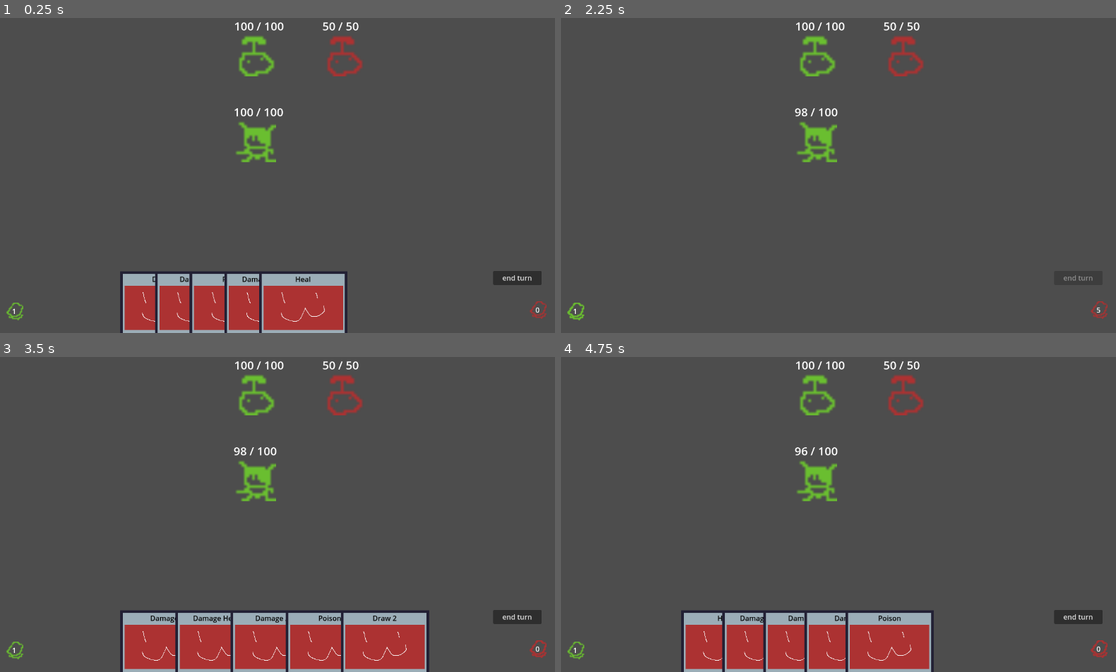
Above: before the commit, frames 1-4 (two rows, left to right).
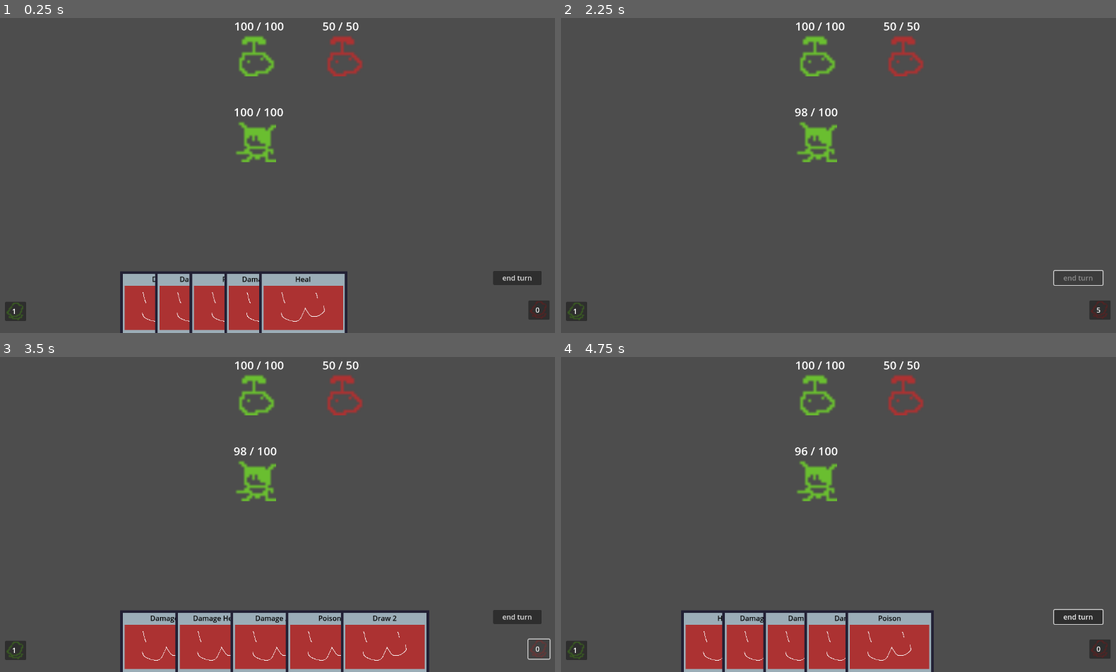
Above: after the commit, the same moments.

Repository: Saplings-Projects/1M_sub
Game: Godot game, scene res://#Scenes/TestingScene.tscn
Same seed, same stepped clock (60 frames per second), same inputs: the game is played once before the commit and once after it.
Inputs (mouse positions are in pixels of both pictures, inside the frame that each line leads up to):
- Up to frame 1 (0.25 s): no input
- Up to frame 2 (2.25 s): click (577, 310) at 0.52 s; click "end turn" at 1.25 s; click "1" at 2 s
- Up to frame 3 (3.5 s): click "0" at 2.75 s
- Up to frame 4 (4.75 s): click "end turn" at 3.5 s; click "5" at 4.25 s

The runs differ from the first frame. In frame 1, 0.4% of the frame differs, in the area x 0-99%, y 89-97%; in frame 2, 0.5%, in the area x 0-99%, y 79-97%; in frame 3, 0.4%; in frame 4, 0.5%.

Commit message:
Added a WIP buttom that shows a new scene

Diff:
--- a/#Scenes/TestingScene.tscn
+++ b/#Scenes/TestingScene.tscn
@@ -1,7 +1,8 @@
-[gd_scene load_steps=9 format=3 uid="uid://87fedoq257xg"]
+[gd_scene load_steps=10 format=3 uid="uid://87fedoq257xg"]
 
 [ext_resource type="PackedScene" uid="uid://clmg3l3n28x38" path="res://Entity/Player/Player.tscn" id="3_4psp7"]
 [ext_resource type="PackedScene" uid="uid://dpjfy4pv0vxst" path="res://Cards/CardContainer.tscn" id="3_e7sws"]
+[ext_resource type="Script" path="res://UI/ShowCardPile.gd" id="7_e2ywb"]
 [ext_resource type="PackedScene" uid="uid://bcpmrmofcilbn" path="res://Core/Battler.tscn" id="8_qtw1k"]
 [ext_resource type="Script" path="res://UI/DrawPileUISetter.gd" id="8_voref"]
 [ext_resource type="Script" path="res://UI/DiscardPileUISetter.gd" id="10_pqly7"]
@@ -64,6 +65,13 @@
 script = ExtResource("8_voref")
 pile_count_label = NodePath("DrawPileCount")
 
+[node name="ShowCardPile" type="Button" parent="CanvasLayer/UIControl/DrawPile"]
+offset_left = -1.0
+offset_top = -2.0
+offset_right = 47.0
+offset_bottom = 42.0
+script = ExtResource("7_e2ywb")
+
 [node name="DrawPileCount" type="Label" parent="CanvasLayer/UIControl/DrawPile"]
 layout_mode = 1
 anchors_preset = 15
@@ -97,6 +105,14 @@
 script = ExtResource("10_pqly7")
 pile_count_label = NodePath("DrawPileCount")
 
+[node name="ShowCardPile" type="Button" parent="CanvasLayer/UIControl/DiscardPile"]
+layout_mode = 0
+offset_left = -1.0
+offset_top = -2.0
+offset_right = 47.0
+offset_bottom = 42.0
+script = ExtResource("7_e2ywb")
+
 [node name="DrawPileCount" type="Label" parent="CanvasLayer/UIControl/DiscardPile"]
 layout_mode = 1
 anchors_preset = 15
--- /dev/null
+++ b/#Scenes/card_pile_ui.tscn
@@ -0,0 +1,17 @@
+[gd_scene format=3 uid="uid://bl3au25n1f8ld"]
+
+[node name="CardPileUI" type="Control"]
+layout_mode = 3
+anchors_preset = 15
+anchor_right = 1.0
+anchor_bottom = 1.0
+grow_horizontal = 2
+grow_vertical = 2
+
+[node name="Label" type="Label" parent="."]
+layout_mode = 0
+offset_left = 450.0
+offset_top = 255.0
+offset_right = 774.0
+offset_bottom = 400.0
+text = "This space has been intentionlly left blank"
--- /dev/null
+++ b/UI/ShowCardPile.gd
@@ -0,0 +1,20 @@
+extends Button
+## Shows an UI for the player to see the content of that specific Card Pile
+
+@onready var parent_node = $".."
+var scene: PackedScene = preload("res://#Scenes/card_pile_ui.tscn")
+
+# Called when the node enters the scene tree for the first time.
+func _ready():
+	print(parent_node.get_name())
+
+
+
+
+# Called every frame. 'delta' is the elapsed time since the previous frame.
+func _process(_delta):
+	pass
+
+func _pressed():
+	var instance = scene.instantiate()
+	add_child(instance)
